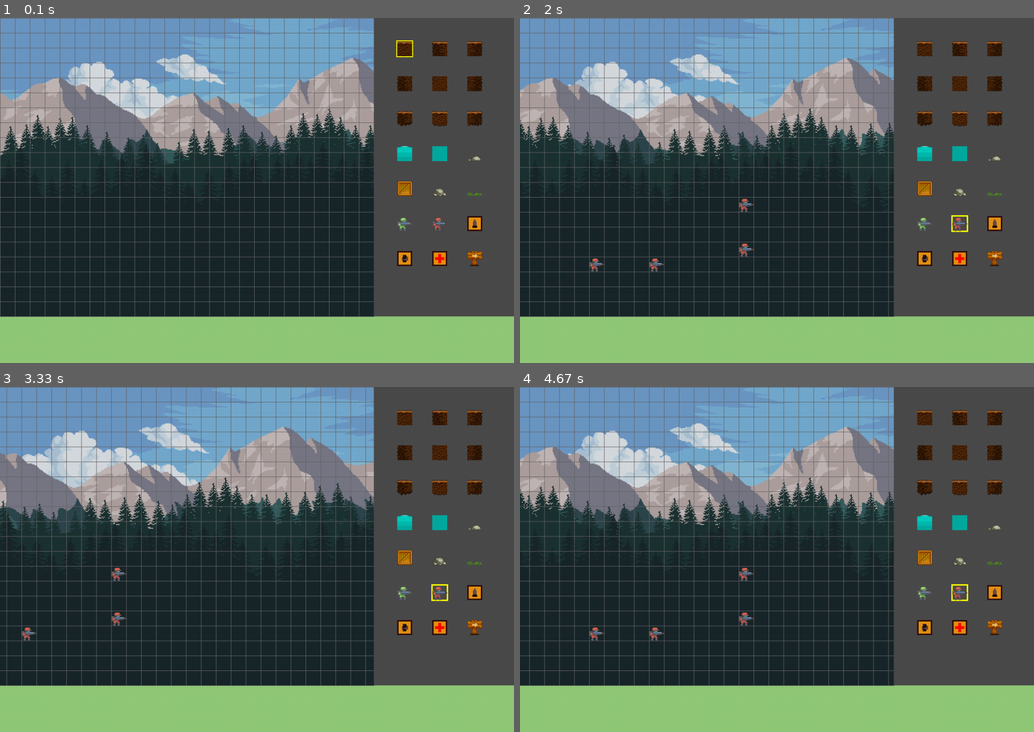
Above: before the commit, frames 1-4 (two rows, left to right).
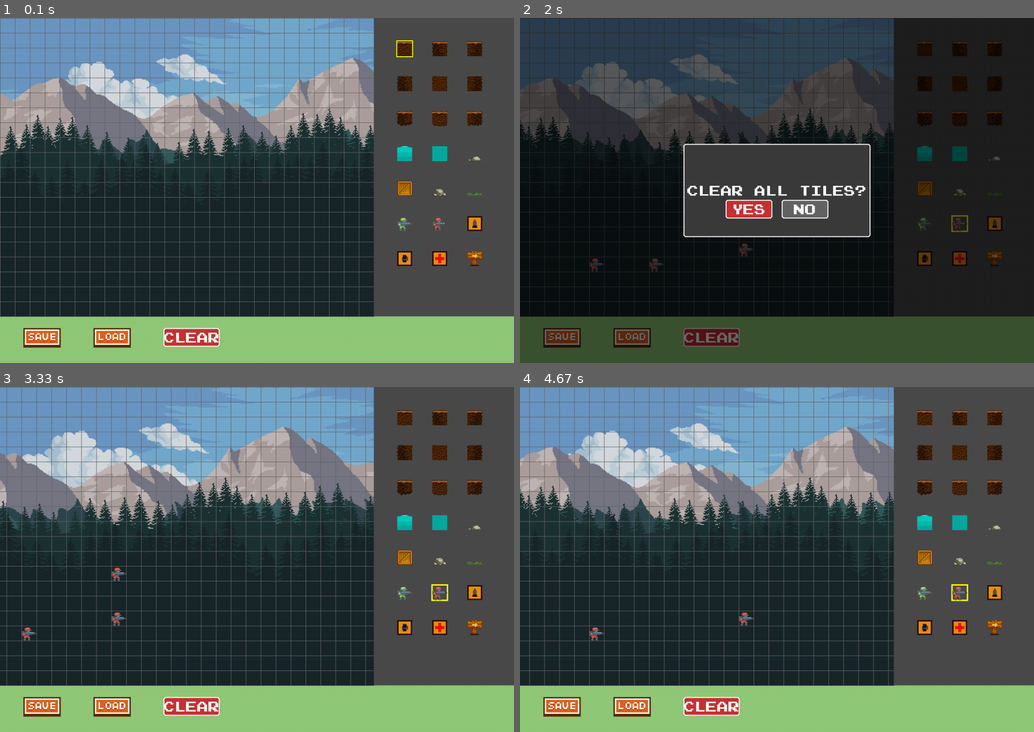
Above: after the commit, the same moments.

Repository: willydlw/pygame-level-editor
Game: pygame game, started from main.py
The game is run twice, just before and just after one commit, with the same random seed, the same clock (stepped at 60 frames per second) and the same inputs.
Inputs (mouse positions are in pixels of both pictures, inside the frame that each line leads up to):
- Up to frame 1 (0.1 s): no input
- Up to frame 2 (2 s): press the mouse at (956, 225) at 0.37 s; move the mouse to (807, 245) at 0.47 s; release the mouse at (653, 269) at 0.6 s; press the mouse at (633, 338) at 0.7 s; move the mouse to (612, 328) at 0.8 s; release the mouse at (597, 318) at 0.93 s; hold Right 1-1.47 s; press the mouse at (561, 338) at 1.53 s; move the mouse to (648, 269) at 1.63 s; release the mouse at (741, 204) at 1.77 s; click (710, 338) at 1.88 s
- Up to frame 3 (3.33 s): hold Esc 2.17-2.63 s; hold Right 2.17-2.63 s; hold Right 2.67-3.13 s; hold Left from 3.17 s (still down)
- Up to frame 4 (4.67 s): release Left at 3.7 s; hold Left 3.73-4.13 s; click (633, 707) at 4.22 s

The runs differ from the first frame. In frame 1, 1.5% of the frame differs, in the area x 4-43%, y 89-96%; in frame 2, 99%, in the area x 0-100%, y 0-100%; in frame 3, 1.5%; in frame 4, 1.6%.

Commit message:
added popup for confirming clearing a level. Added clear level button

Diff:
--- a/src/button.py
+++ b/src/button.py
@@ -0,0 +1,38 @@
+import pygame
+
+
+import logging
+
+logger = logging.getLogger(__name__)
+
+class Button():
+    def __init__(self, x, y, image, scale=False, scaleAmount=1):
+        width = image.get_width()
+        height = image.get_height()
+        if scale:
+            self.image = pygame.transform.scale(image, (int(width *scaleAmount), int(height * scaleAmount)))
+        else:
+            self.image = image
+
+        self.rect = self.image.get_rect()
+        self.rect.topleft = (x, y)
+        self.clicked = False
+
+    def draw(self, surface):
+        action = False
+
+        # get mouse position
+        pos = pygame.mouse.get_pos()
+
+        # check mouseover and clicked conditions
+        if self.rect.collidepoint(pos):
+            if pygame.mouse.get_pressed()[0] == 1 and self.clicked == False:
+                action = True
+                self.clicked = True
+
+        if pygame.mouse.get_pressed()[0] == 0:
+            self.clicked = False
+
+        surface.blit(self.image, (self.rect.x, self.rect.y))
+
+        return action
--- a/src/game.py
+++ b/src/game.py
@@ -1,10 +1,13 @@
 import pygame
 import logging
+import json
 
 
 from .assetManager import AssetManager
+from .button import Button
 from . import constants as c
 from .tile import Tile
+from .ui_utils import create_text_button_image
 
 
 # create a logger for this file, named "game" (the filename)
@@ -47,7 +50,70 @@
         AssetManager.load_all(c.ASSETS_CONFIG_PATH)
         logging.info(f"Assets loaded!")
 
-
+        # button images
+        save_img = AssetManager.get_image("save_btn")
+        load_img = AssetManager.get_image("load_btn")
+        clear_img = create_text_button_image("CLEAR", 120, 40, (200, 50, 50))
+
+        # Position buttons in the lower margin (below the grid)
+        button_y = c.SCREEN_HEIGHT + (c.LOWER_MARGIN // 4)
+        self.save_button = Button(50,  button_y, save_img)
+        self.load_button = Button(200, button_y, load_img)
+        self.clear_button = Button(350, button_y, clear_img)
+
+        # Create a semi-transparent dark overlay for the whole screen
+        self.overlay = pygame.Surface(
+            (
+                c.SCREEN_WIDTH + c.SIDE_MARGIN,
+                c.SCREEN_HEIGHT + c.LOWER_MARGIN
+            ),
+            pygame.SRCALPHA
+        )
+
+        self.overlay.fill((0, 0, 0, 150)) # semi-transparent black
+
+        # Create the popup box image
+        self.confirm_panel = create_text_button_image("CLEAR ALL TILES?", 400, 200, (60, 60, 60))
+
+        # create yes/no buttons
+        yes_img = create_text_button_image("YES", 100, 40, (200, 50, 50))
+        no_img  = create_text_button_image("NO", 100, 40, (100, 100, 100))
+
+        # position them in the center of the screen
+        center_x = (c.SCREEN_WIDTH + c.SIDE_MARGIN) // 2
+        center_y = (c.SCREEN_HEIGHT + c.LOWER_MARGIN) // 2
+
+        self.yes_button = Button(center_x - 110, center_y + 20, yes_img)
+        self.no_button = Button(center_x + 10, center_y + 20, no_img)
+
+        self.show_confirm = False   # show overlay state
+        self.input_lockout = False
+
+
+    def clear_level(self):
+        # re-initialize world_data to all -1
+        self.world_data = [[-1] * c.MAX_COLS for _ in range(c.ROWS)]
+        AssetManager.get_sound("dink").play()
+        logger.info("Level cleared!")
+
+    def save_level(self):
+        try:
+            with open("level_data.json", "w") as f:
+                json.dump(self.world_data, f)
+            # Play sound on success
+            AssetManager.get_sound("dink").play()
+            logger.info("Level saved!")
+        except Exception as e:
+            logger.error(f"Save failed: {e}")
+
+    def load_level(self):
+        try:
+            with open("level_data.json", "r") as f:
+                self.world_data = json.load(f)
+            AssetManager.get_sound("dink").play()
+            logger.info("Level loaded!")
+        except Exception as e:
+            logger.error(f"Load failed: {e}")
 
     def draw_background(self):
         # clear screen so images don't smear
@@ -116,6 +182,42 @@
                 pygame.draw.rect(self.screen, (255, 255, 0), (x-2, y-2, 36, 36), 3)
 
             self.screen.blit(tile_img, (x, y))
+
+
+    def draw_buttons(self):
+        # draw buttons and check for actions at the same time
+        if self.save_button.draw(self.screen):
+            self.save_level()
+
+        if self.load_button.draw(self.screen):
+            self.load_level()
+
+        if self.clear_button.draw(self.screen):
+            self.show_confirm = True
+
+    def draw_confirm_popup(self):
+        if self.show_confirm:
+            # draw dark overlay to focus on the popup
+            self.screen.blit(self.overlay, (0,0))
+
+            # draw the main panel box
+            panel_rect = self.confirm_panel.get_rect(
+                center=((c.SCREEN_WIDTH + c.SIDE_MARGIN) // 2,
+                        (c.SCREEN_HEIGHT + c.LOWER_MARGIN) // 2
+                        )
+            )
+
+            self.screen.blit(self.confirm_panel, panel_rect)
+
+            # draw yes/no buttons and handle clicks
+            if self.yes_button.draw(self.screen):
+                self.clear_level()
+                self.show_confirm = False
+                self.input_lockout = True  # prevent immediate painting
+
+            if self.no_button.draw(self.screen):
+                self.show_confirm = False
+                self.input_lockout = True # prevent immediate painting when popup disappears
 
 
     def draw_world(self):
@@ -145,23 +247,32 @@
         mx, my = pygame.mouse.get_pos()
         mouse_buttons = pygame.mouse.get_pressed()
 
-        # Grid Interaction, Continuous Painting
-        if mx < c.SCREEN_WIDTH and my < c.SCREEN_HEIGHT:
-            column = (mx + self.scroll) // c.TILE_SIZE
-            row = my // c.TILE_SIZE
-
-            if 0 <= row < c.ROWS and 0 <= column < c.MAX_COLS:
-                if mouse_buttons[0]:       # left click to place tile
-                    self.world_data[row][column] = self.current_tile
-                elif mouse_buttons[2]: # right click to erase
-                    self.world_data[row][column] = -1
+        if not any(mouse_buttons):
+            self.input_lockout = False
+
+        # Block painting if popup is open
+        if not self.show_confirm and not self.input_lockout:
+            # Grid Interaction, Continuous Painting
+            if mx < c.SCREEN_WIDTH and my < c.SCREEN_HEIGHT:
+                column = (mx + self.scroll) // c.TILE_SIZE
+                row = my // c.TILE_SIZE
+
+                if 0 <= row < c.ROWS and 0 <= column < c.MAX_COLS:
+                    if mouse_buttons[0]:       # left click to place tile
+                        self.world_data[row][column] = self.current_tile
+                    elif mouse_buttons[2]: # right click to erase
+                        self.world_data[row][column] = -1
 
 
         for event in pygame.event.get():
             if event.type == pygame.QUIT:
                 self.running = False
 
+
             if event.type == pygame.KEYDOWN:
+                 # Handle Escape key to close popup
+                if event.key == pygame.K_ESCAPE:
+                    self.show_confirm = False
                 if event.key == pygame.K_LEFT:
                     self.scroll_left = True
                 if event.key == pygame.K_RIGHT:
@@ -174,45 +285,52 @@
                     self.scroll_right = False
 
             if event.type == pygame.MOUSEBUTTONDOWN:
-                # Sidebar Selection
-                if mx > c.SCREEN_WIDTH:
-                    # left click selects tile
-                    if event.button == 1:
-                        col = (mx - c.SCREEN_WIDTH - c.SIDEBAR_PADDING) // c.SIDEBAR_SLOT_SIZE
-                        row = (my - c.SIDEBAR_PADDING) // c.SIDEBAR_SLOT_SIZE
-                        index = col + (row * c.SIDEBAR_COLS)
-
-                        if 0 <= index < len(AssetManager._tiles):
-                            # calculate the EXACT 32x32 area for that specific tile to
-                            # avoid a ghost index for selecting padded area
-                            tile_x = c.SCREEN_WIDTH + (col * c.SIDEBAR_SLOT_SIZE) + c.SIDEBAR_PADDING
-                            tile_y = (row * c.SIDEBAR_SLOT_SIZE) + c.SIDEBAR_PADDING
-
-                            # create a temporary rectangle
-                            tile_rect = pygame.Rect(tile_x, tile_y, c.TILE_SIZE, c.TILE_SIZE)
-
-                            # only select if mouse is inside that tile rect area
-                            if tile_rect.collidepoint(mx, my):
-                                self.current_tile = index
-                                logging.info(f"Selected tile index: {index}")
-
+                # Block sidebar selection if popup is open
+                if not self.show_confirm:
+                    # Sidebar Selection
+                    if mx > c.SCREEN_WIDTH:
+                        # left click selects tile
+                        if event.button == 1:
+                            col = (mx - c.SCREEN_WIDTH - c.SIDEBAR_PADDING) // c.SIDEBAR_SLOT_SIZE
+                            row = (my - c.SIDEBAR_PADDING) // c.SIDEBAR_SLOT_SIZE
+                            index = col + (row * c.SIDEBAR_COLS)
+
+                            if 0 <= index < len(AssetManager._tiles):
+                                # calculate the EXACT 32x32 area for that specific tile to
+                                # avoid a ghost index for selecting padded area
+                                tile_x = c.SCREEN_WIDTH + (col * c.SIDEBAR_SLOT_SIZE) + c.SIDEBAR_PADDING
+                                tile_y = (row * c.SIDEBAR_SLOT_SIZE) + c.SIDEBAR_PADDING
+
+                                # create a temporary rectangle
+                                tile_rect = pygame.Rect(tile_x, tile_y, c.TILE_SIZE, c.TILE_SIZE)
+
+                                # only select if mouse is inside that tile rect area
+                                if tile_rect.collidepoint(mx, my):
+                                    self.current_tile = index
+                                    logging.info(f"Selected tile index: {index}")
 
 
     def run(self):
         while self.running:
             self._handle_events()
 
-            # limit scrolling to left to not go beyond x = 0
+            # Scroll logic
             if self.scroll_left == True and self.scroll > 0:
                 self.scroll -= 5
             if self.scroll_right == True and self.scroll < c.MAX_SCROLL:
                 self.scroll += 5
 
-            # draw the scrolling background
+            # Background and world
             self.draw_background()
             self.draw_world()
             self.draw_grid()
+
+            # UI panels
             self.draw_side_panel()
+            self.draw_buttons()     # draw margin buttons
+
+            # Popup (must be last to be on top)
+            self.draw_confirm_popup()
 
             # update the display
             pygame.display.flip()
--- /dev/null
+++ b/src/ui_utils.py
@@ -0,0 +1,27 @@
+import pygame
+
+import logging
+
+from .assetManager import AssetManager
+
+logger = logging.getLogger(__name__)
+
+def create_text_button_image(text, width, height, color, font_name="mario"):
+    # create a transparent surface
+    surf = pygame.Surface((width, height), pygame.SRCALPHA)
+
+    # draw a rounded rectangle for the background
+    pygame.draw.rect(surf, color, (0, 0, width, height), border_radius=5)
+
+    # add a white border for better visibility
+    pygame.draw.rect(surf, (255,255,255), (0, 0, width, height), 2, border_radius=5)
+
+    # render the text
+    font = AssetManager.get_font(font_name)
+    text_surf = font.render(text, True, (255, 255, 255))
+
+    # center the text
+    text_rect = text_surf.get_rect(center=(width//2, height//2))
+    surf.blit(text_surf, text_rect)
+
+    return surf
Not shown, added: assets/sounds/dink.wav
